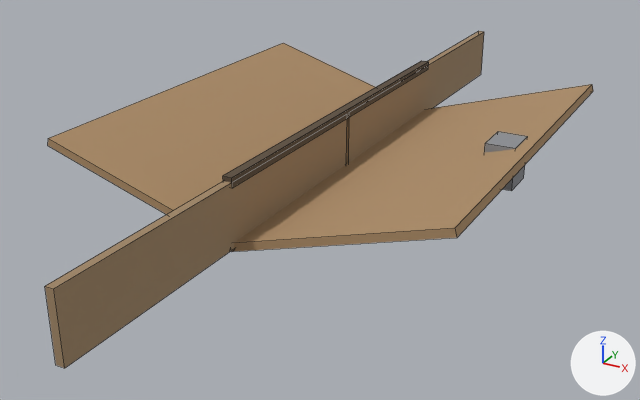
An edit to the FBX model journey3d/Assets/Resources/Models/hut_exterior.fbx, drawn before and after from the same camera.
Before and after are seen from a 50 mm camera at (15.0, -29.2, 17.1) aimed at (-0.4, -1.3, 3.1). The axes (+X, +Y, +Z) are drawn at lower right. The lights are the same throughout. The picture after the commit comes second. Mesh edges are drawn as thin lines.

In view in the first picture: 'hut_exterior'.
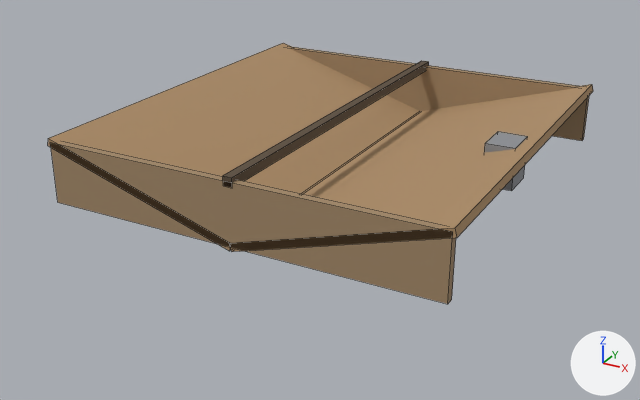
Location of each change, [x1, y1, x2, y2] in pixels of the pictures (640 x 400 px; the box of a moved part takes in the faces that stretch with it):
'hut_exterior', reshaped (22% shorter)
    before: [45, 31, 593, 368]
    after: [48, 43, 593, 304]
part 1 of me_cube_088, moved or reshaped
    before: [346, 31, 484, 163]
    after: [290, 47, 589, 141]
part 2 of me_cube_088, moved or reshaped
    before: [45, 119, 347, 368]
    after: [50, 142, 456, 304]

Diff of the bpy script that builds the scene:
```diff
--- a/journey3d/Assets/Resources/Models/hut_exterior.fbx.py
+++ b/journey3d/Assets/Resources/Models/hut_exterior.fbx.py
@@ me_cube_088 @@
 # used by ob_hut_exterior; location = (0.0, 0.0, 0.0)
-me_cube_088.from_pydata(...)  # 48 vertices, 36 faces; spans x -7.6..7.6, y -15.7..15.7, z 4.0..6.6
+me_cube_088.from_pydata(...)  # 48 vertices, 36 faces; spans x -7.6..7.6, y -8.0..8.0, z 4.0..6.6
+# me_cube_088 part 1: the loose piece of 8 vertices spanning x -0.2..0.2, y 0.1..15.7, z 4.1..6.4 is scaled about its middle by (50, 0.0192, 1), then moved by (0.0, -0.1, 0.0)
+# me_cube_088 part 2: the loose piece of 8 vertices spanning x -0.2..0.2, y -15.7..-0.1, z 4.1..6.4 is scaled about its middle by (50, 0.0192, 1), then moved by (0.0, 0.1, 0.0)
 me_cube_088.materials.append(mat_roof_thatch)
```
